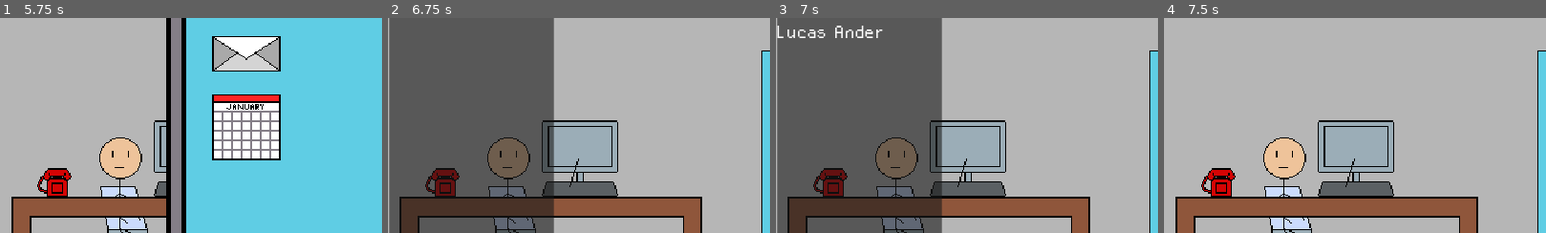
Above: before the commit, frames 1-4 (left to right).
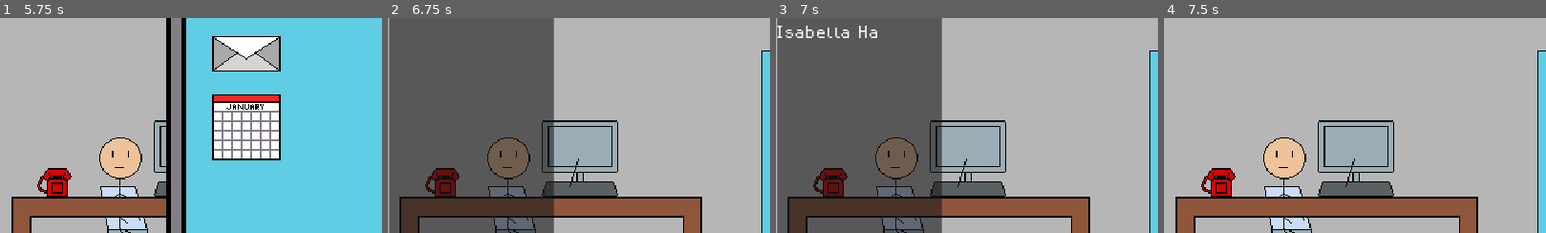
Above: after the commit, the same moments.

Repository: kelleralex04/Brackey-s-Game-Jam
Game: Godot game, scene res://Scenes/main.tscn
Two runs of this game, one before a commit and one after it. Both use one fixed random seed, a clock stepped at 60 frames per second and the inputs below.
Inputs (mouse positions are % of the whole screen's width and height, from its top left):
- Up to frame 1 (5.75 s): click "New Email" at 0.5 s; click "New Email" at 1.25 s; click "Start Timer" at 2 s; click "Start Timer" at 2.75 s; click "New Email" at 3.5 s; click "Start Timer" at 4.25 s; tap Enter (ui_accept) at 5, 5.27 s; move the mouse to (25, 53) at 5.02 s; click (25, 53) at 5.17 s
- Up to frame 2 (6.75 s): click "x" at 5.75 s; move the mouse to (7, 58) at 6.52 s; click (7, 58) at 6.67 s
- Up to frame 3 (7 s): tap Enter (ui_accept) at 6.77 s
- Up to frame 4 (7.5 s): click "Hold" at 7.25 s
The pictures show only the part of the screen within x 0-50%, y 20-70%; the shares and areas given below are measured in that part.

Frames 1-2 are identical in both runs. In frame 3, 0.7% of the frame differs, in the area x 0-28%, y 3-10%; in frame 4, nothing differs.

Commit message:
adds remove meeting from queue at location instead of at front

Diff:
--- a/Scenes/main.gd
+++ b/Scenes/main.gd
@@ -231,12 +231,6 @@
 
 	all_names.sort()
 
-	rand = randi_range(0, 49)
-	cur_company = company_employee[rand][0]
-	cur_caller = company_employee[rand][randi_range(1, 3)]
-	#cur_reason = reasons[randi_range(0, 2)]
-	cur_reason = reasons[0]
-
 	populate_list(all_names)
 
 func _process(delta: float) -> void:
@@ -322,6 +316,7 @@
 
 func phone_call():
 	typing = true
+	new_call()
 	call_typewriter(phone_caller_label, 'Caller:\n' + cur_caller)
 	await typing_finished
 	call_typewriter(phone_company_label, 'Company:\n' + cur_company)
@@ -331,6 +326,13 @@
 	call_finished = true
 	continue_call.visible = true
 	typing = false
+
+func new_call():
+	rand = randi_range(0, 49)
+	cur_company = company_employee[rand][0]
+	cur_caller = company_employee[rand][randi_range(1, 3)]
+	#cur_reason = reasons[randi_range(0, 2)]
+	cur_reason = reasons[0]
 
 func call_typewriter(label: Label ,text: String):
 	typewriter_timer = Timer.new()
@@ -458,7 +460,6 @@
 	#open_close([contact_list, contact_search, search_label], false)
 
 func _on_add_to_calendar_pressed() -> void:
-	print(meeting_queue)
 	var minute = minute_picker.value
 	var cur_attendees := []
 	var opt_zero: String = '0' if minute < 10 else ''
@@ -472,10 +473,11 @@
 	var normalized_cur_meeting = cur_meeting.map(func(sub): return str(sub))
 
 	if normalized_cur_meeting in normalized_meeting_queue:
-		meeting_queue.pop_front()
+		meeting_queue.remove_at(normalized_meeting_queue.find(normalized_cur_meeting))
 		meeting_count_label.text = str(meeting_queue.size())
 		if !meeting_queue.size():
 			calendar_panel.visible = false
+		print(meeting_queue)
 	else:
 		game_over()
 
@@ -551,3 +553,4 @@
 	hang_up.visible = false
 	hang_up_status = true
 	_on_phone_clicked()
+	print(meeting_queue)
